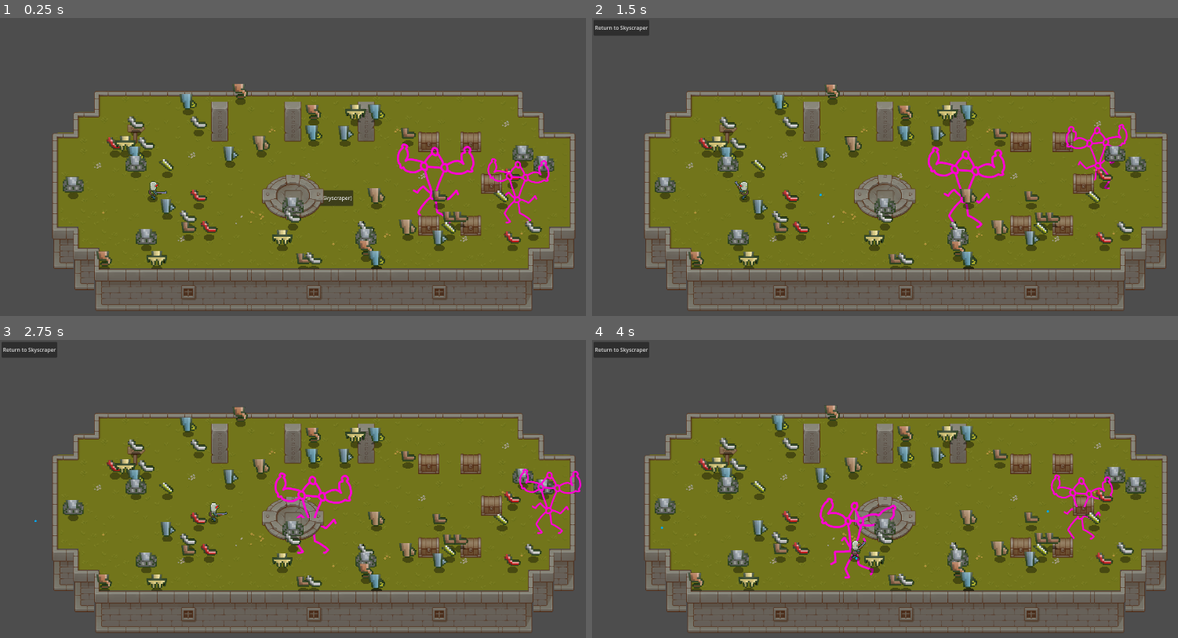
Above: before the commit, frames 1-4 (two rows, left to right).
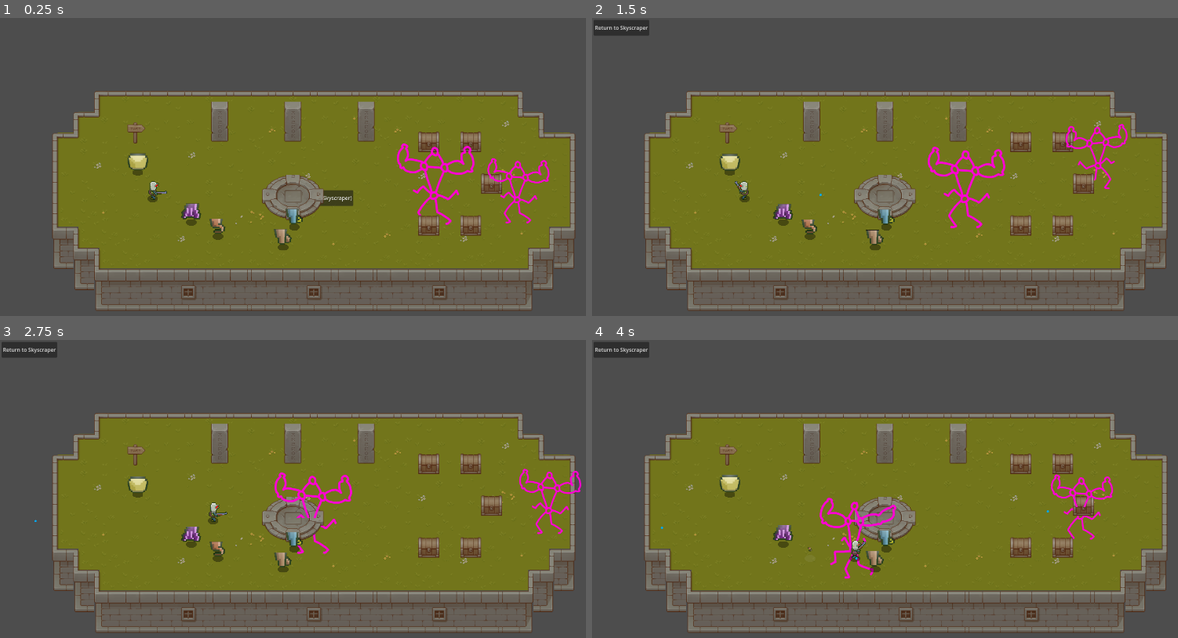
Above: after the commit, the same moments.

Repository: 100-Devs-1-Game/WildJamProject
Game: Godot game, scene res://modules/player/debug_map.tscn
Same seed, same stepped clock (60 frames per second), same inputs: the game is played once before the commit and once after it. This scene is started directly instead of the project's main scene.
Inputs (mouse positions are in pixels of both pictures, inside the frame that each line leads up to):
- Up to frame 1 (0.25 s): no input
- Up to frame 2 (1.5 s): click "Start Game (Go to Skyscraper)" at 0.5 s; click "Go To Level" at 1.25 s
- Up to frame 3 (2.75 s): tap Enter at 2 s; move the mouse to (451, 497) at 2.02 s; hold D (movement_right) from 2.03 s (still down); tap Space (interact) at 2.1 s
- Up to frame 4 (4 s): move the mouse to (779, 533) at 2.77 s; release D (movement_right) at 2.78 s; hold S (movement_down) 2.78-3.53 s; tap Shift (movement_sprint) at 2.85 s; move the mouse to (967, 438) at 3.52 s; hold D (movement_right) from 3.53 s (still down); tap Space (interact) at 3.6 s

The runs differ from the first frame. In frame 1, 6.0% of the frame differs, in the area x 10-95%, y 22-85%; in frame 2, 5.9%; in frame 3, 5.7%; in frame 4, 6.0%, in the area x 10-95%, y 21-85%.

Commit message:
hooked item spawn to monster death

Diff:
--- a/project/autoloads/signals.gd
+++ b/project/autoloads/signals.gd
@@ -8,3 +8,5 @@
 signal achievement_trigger(achievement: AchievementData)
 ## Emitted when achievement has passed checks and has been unlocked
 signal achievement_unlocked(thing: AchievementData)
+## Emitted when an enemy is killed/destroyed
+signal enemy_destroyed(enemy: MazeEnemy)
--- a/project/modules/enemies/enemy.gd
+++ b/project/modules/enemies/enemy.gd
@@ -105,6 +105,7 @@
 	health = max(health, 0)
 
 	if health <= 0:
+		Signals.enemy_destroyed.emit(self)
 		# TODO handle lose
 		queue_free()
 
@@ -136,7 +137,7 @@
 	move_towards(wander_target)
 
 # Behavior for chasing
-func chase_behavior(delta):
+func chase_behavior(_delta):
 	if not player:
 		state = State.WANDER
 		return
--- a/project/modules/items/item_instance.gd
+++ b/project/modules/items/item_instance.gd
@@ -9,11 +9,12 @@
 var _coords: Vector2i
 var _terrain: TileMapLayer
 var _is_moving := false
-const kick_animation_time = 0.2
+const kick_animation_time = 0.15
 
 var item_picker: Node2D
 
 func _ready() -> void:
+	$Label.hide()
 	$PickupRangeArea2D.connect("body_entered", player_entered.bind(true))
 	$PickupRangeArea2D.connect("body_exited", player_entered.bind(false))
 	$KickRangeArea2D.connect("body_entered", kick_item)
@@ -22,9 +23,11 @@
 	if body.has_method("pickup_item"):
 		if entered:
 			# TODO the player is in range, maybe we can highlight items in range?
+			$Label.show()
 			item_picker = body
 		else:
 			# TODO the player is not in range anymore
+			$Label.hide()
 			item_picker = null
 
 func kick_item(body: Node2D):
@@ -57,25 +60,32 @@
 		can_kick = true
 	if can_kick:
 		# We can kick the item to that direction
-		_coords = new_coords
-		_is_moving = true
-		var tween2 = create_tween()
-		tween2.set_parallel(true)
-		tween2.set_ease(Tween.EASE_IN_OUT)
-		tween2.set_trans(Tween.TRANS_QUAD)
-		var final_position = kick_direction * _terrain.tile_set.tile_size.x * _terrain.scale.x
-		tween2.tween_property(self, "position", final_position, kick_animation_time).as_relative()
-		# Add a vertical arch to the sprite
-		tween2.set_ease(Tween.EASE_OUT)
-		tween2.tween_property($Sprite2D, "position:y", _terrain.tile_set.tile_size.x*-3.0, kick_animation_time * 0.5).as_relative()
-		tween2.set_ease(Tween.EASE_IN)
-		tween2.tween_property($Sprite2D, "position:y", 0.0, kick_animation_time * 0.5).as_relative().set_delay(kick_animation_time * 0.5)
-		tween2.chain()
-		tween2.tween_callback(kick_item_reset)
+		kick_item_animation(new_coords)
 	else:
 		# Stay in place
 		pass
-func kick_item_reset():
+
+
+func kick_item_animation(new_coords: Vector2i):
+	_coords = new_coords
+	_is_moving = true
+	var tween2 = create_tween()
+	tween2.set_parallel(true)
+	tween2.set_ease(Tween.EASE_IN_OUT)
+	tween2.set_trans(Tween.TRANS_QUAD)
+	var final_position = _terrain.map_to_local(new_coords) + _terrain.tile_set.tile_size * 0.5
+	final_position += Utils.random_vec2(_terrain.tile_set.tile_size)
+	final_position = _terrain.to_global(final_position)
+	tween2.tween_property(self, "position", final_position, kick_animation_time)
+	# Add a vertical arch to the sprite
+	tween2.set_ease(Tween.EASE_OUT)
+	tween2.tween_property($Sprite2D, "position:y", _terrain.tile_set.tile_size.x*-3.0, kick_animation_time * 0.5).as_relative()
+	tween2.set_ease(Tween.EASE_IN)
+	tween2.tween_property($Sprite2D, "position:y", 0.0, kick_animation_time * 0.5).as_relative().set_delay(kick_animation_time * 0.5)
+	tween2.chain()
+	tween2.tween_callback(kick_item_animation_end)
+
+func kick_item_animation_end():
 	_is_moving = false
 
 func _input(event: InputEvent) -> void:
--- a/project/modules/items/item_instance.tscn
+++ b/project/modules/items/item_instance.tscn
@@ -23,7 +23,7 @@
 
 [sub_resource type="CapsuleShape2D" id="CapsuleShape2D_qbqf5"]
 radius = 8.0
-height = 42.0
+height = 32.0
 
 [node name="ItemInstance" type="Node2D"]
 script = ExtResource("1_akx2o")
@@ -52,13 +52,23 @@
 transform = Transform3D(1, 0, 0, 0, 0.94690204, 0.32152206, 0, -0.32152206, 0.94690204, 0, 6.1311836, 0)
 
 [node name="PickupRangeArea2D" type="Area2D" parent="."]
+collision_layer = 32
 
 [node name="CollisionShape2D" type="CollisionShape2D" parent="PickupRangeArea2D"]
 rotation = 1.5707964
 shape = SubResource("CapsuleShape2D_akx2o")
 
 [node name="KickRangeArea2D" type="Area2D" parent="."]
+collision_layer = 32
 
 [node name="CollisionShape2D" type="CollisionShape2D" parent="KickRangeArea2D"]
 rotation = 1.5707964
 shape = SubResource("CapsuleShape2D_qbqf5")
+
+[node name="Label" type="Label" parent="."]
+offset_left = -64.0
+offset_top = -88.0
+offset_right = 64.0
+offset_bottom = -64.0
+text = "Pick-up"
+horizontal_alignment = 1
--- a/project/modules/player/bullet.gd
+++ b/project/modules/player/bullet.gd
@@ -26,11 +26,11 @@
 			hitbox.collision_mask = 1 << (CollisionLayers.PLAYERHURTBOX - 1)
 
 # Called every frame. 'delta' is the elapsed time since the previous frame.
-func _process(delta: float) -> void:
+func _process(_delta: float) -> void:
 	pass
 
 # Physics process
-func _physics_process(delta: float) -> void:
+func _physics_process(_delta: float) -> void:
 	# Move bullet
 	linear_velocity = transform.x * speed
 	pass
--- a/project/modules/player/debug_map.gd
+++ b/project/modules/player/debug_map.gd
@@ -1,27 +1,42 @@
 extends Node2D
 
-@export var item_num := 50
+@export var item_num := 5
 @export var terrain_reference: NodePath
+var item_catalog_num := 0
 var terrain: TileMapLayer
 
 func _ready() -> void:
+	item_catalog_num = preload("res://assets/3d/items/item_drops.tscn").instantiate().get_child_count()
 	if terrain_reference:
 		terrain = get_node_or_null(terrain_reference) as TileMapLayer
 		spawn_items(item_num)
 
+	Signals.enemy_destroyed.connect(spawn_items_from_corpse)
+
+func spawn_items_from_corpse(enemy: MazeEnemy):
+	if not terrain:
+		return
+	var coords = terrain.local_to_map(terrain.to_local(enemy.position))
+	for i in item_num:
+		spawn_item(coords, randi() % item_catalog_num)
 
 func spawn_items(item_num_: int):
 	for i in item_num_:
 		var coords = terrain.get_used_cells().pick_random()
-		spawn_item(coords, randi() % 10)
+		spawn_item(coords, randi() % item_catalog_num)
+
 
 func spawn_item(coords: Vector2i, item_id: int):
 	if not terrain:
 		return
 	var item := preload("res://modules/items/item_instance.tscn").instantiate() as ItemInstance
 	item.load_item(item_id, coords, terrain)
-	add_child(item)
+	add_child.call_deferred(item)
 	# Items are centered, we need to add half the cell size to center them on the selected tile
 	item.position = terrain.map_to_local(coords) + terrain.tile_set.tile_size * 0.5
+	# Add a random offset
+	item.position += Utils.random_vec2(terrain.tile_set.tile_size)
 	# Since the scale of the terrain layer is 2x, we need to scale the item positions as well.
-	item.position *= terrain.scale
+	item.position = terrain.to_global(item.position)
+	# Add some animation when spawning an item
+	item.kick_item_animation(coords)
--- /dev/null
+++ b/project/modules/utils.gd
@@ -0,0 +1,8 @@
+class_name Utils
+extends RefCounted
+
+static func random_vec2(ref: Vector2) -> Vector2:
+	return Vector2(
+		(randf()-0.5) * ref.x,
+		(randf()-0.5) * ref.y,
+	)
--- a/project/project.godot
+++ b/project/project.godot
@@ -91,6 +91,7 @@
 2d_physics/layer_3="Bullet"
 2d_physics/layer_4="Enemy"
 2d_physics/layer_5="PlayerHurtbox"
+2d_physics/layer_6="Items"
 
 [physics]
 
Not shown, added: project/modules/utils.gd.uid
